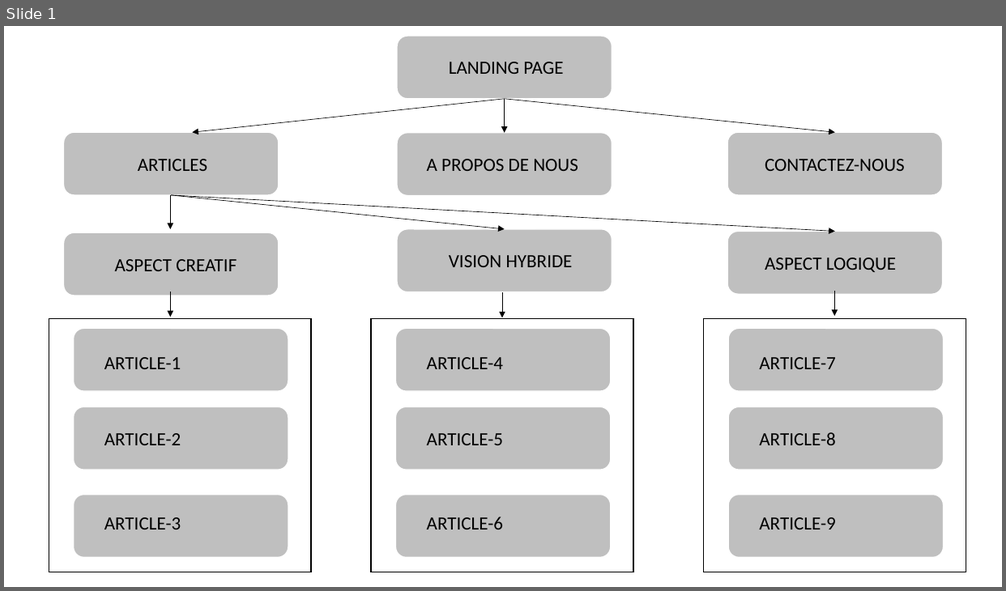
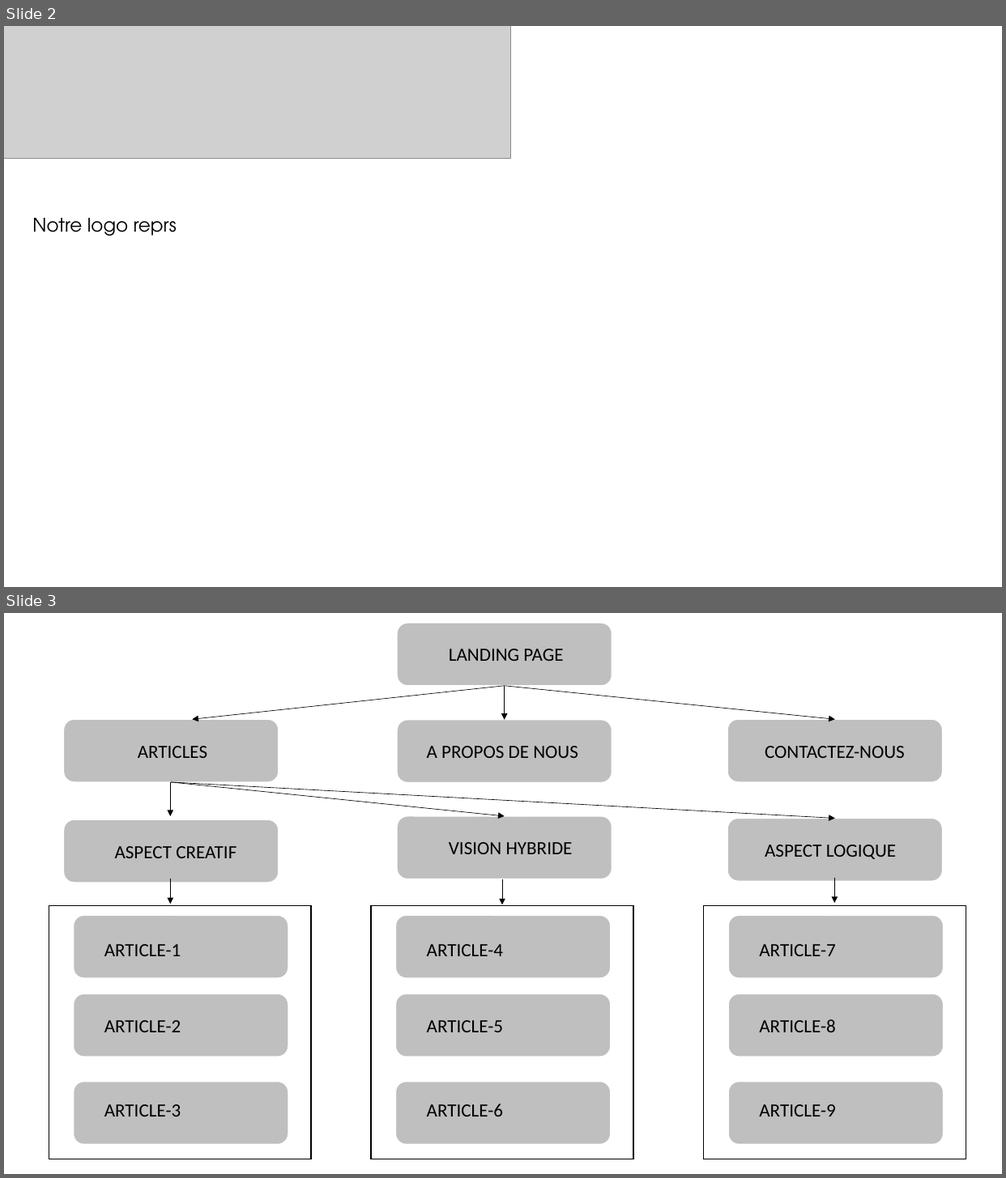
Before and after one commit to Nicolasmaes/unseen, a slide deck: dossier de conception.pptx. Shown one above the other, each under a label of ours: slide 1 before the commit, slides 2 and 3 after it. The pictures are 1006x591 and 1006x1178 pixels, drawn with LibreOffice and Linux fonts; fonts in the diff are those of the drawing; grey boxes stand for pictures. Boxes give left, top, right and bottom in pixels: in the first picture for what was removed or moved away, otherwise in the second. Text is boxed around its words. In the diff, an @@ line names an element or a change of style, - is before the commit and + after.

```diff
--- a/dossier de conception.pptx
+++ b/dossier de conception.pptx
@@ slide 2 added at (4,26,1002,587), background #FFFFFF @@
@@ picture added at (4,26,511,159) @@
@@ text added at (32,218,177,236), 18 pt, text #000000 @@
+Notre logo reprs
@@ what was slide 1 is now slide 3 @@
```
Also in this commit, not shown: 1 other slide added, 12 other files.
